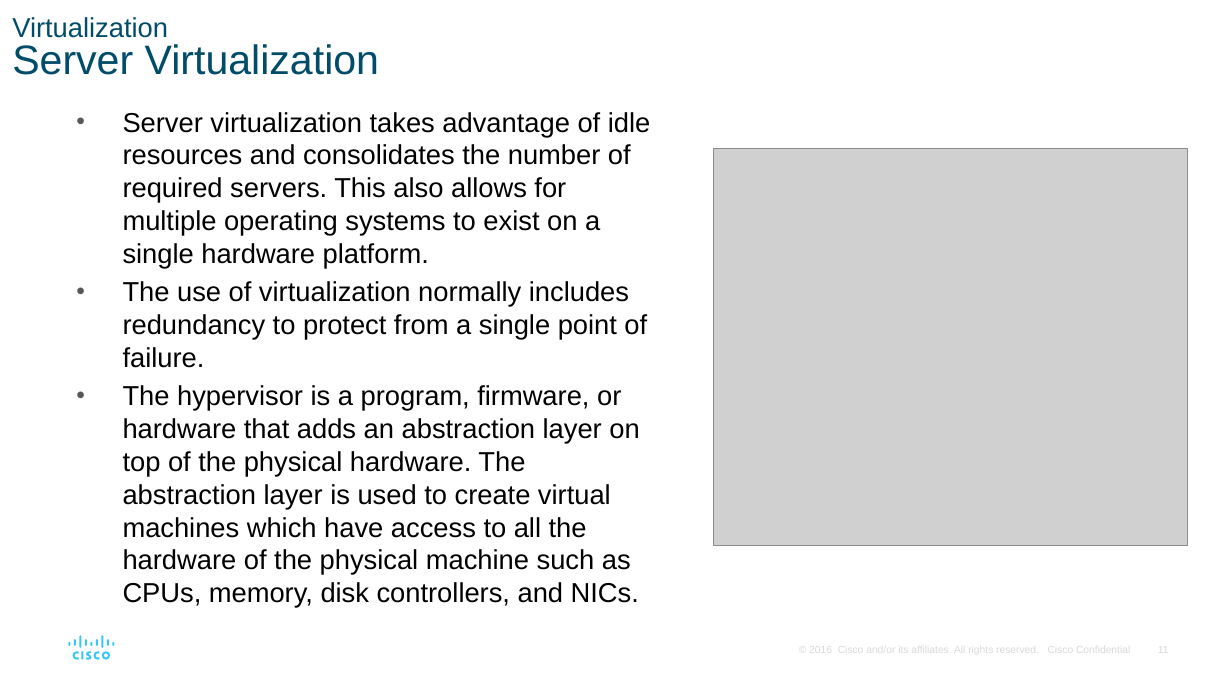
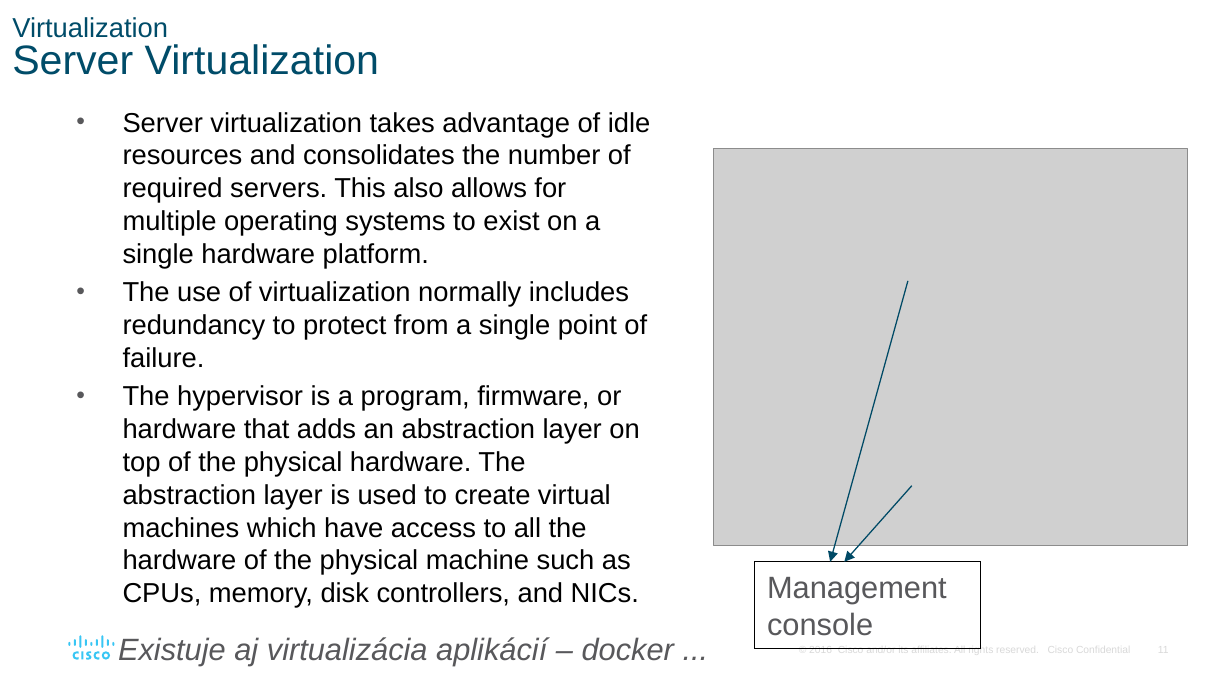
Before and after one commit to jb23lm87/CCNA-V7, a slide deck: slide 11 of ENSA_Module_13.pptx. Drawn at 1232x693 pixels with LibreOffice and Linux fonts; fonts in the diff are those of the drawing; grey boxes stand for pictures. Boxes give left, top, right and bottom in pixels: in the first picture for what was removed or moved away, otherwise in the second. Text is boxed around its words. In the diff, an @@ line names an element or a change of style, - is before the commit and + after.

```diff
--- a/ENSA_Module_13.pptx
+++ b/ENSA_Module_13.pptx
@@ arrow added from (908, 281) to (830, 562), #004A67 0.75 pt @@
@@ arrow added from (912, 485) to (844, 562), #004A67 0.75 pt @@
@@ rectangle added at <box>755,562,981,649</box>, outline #000000 0.75 pt, 18 pt, text #58585B @@
+Management console
@@ text added at <box>118,637,674,666</box>, 18 pt, text #58585B, italic @@
+Existuje aj virtualizácia aplikácií – docker ...
```
Also in this commit, not shown: 2 other slides changed.
